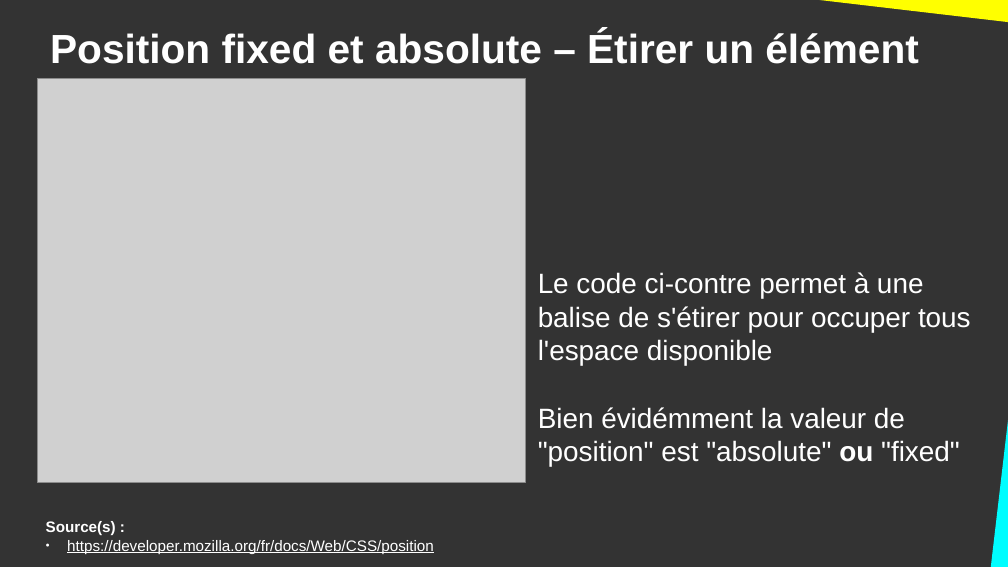
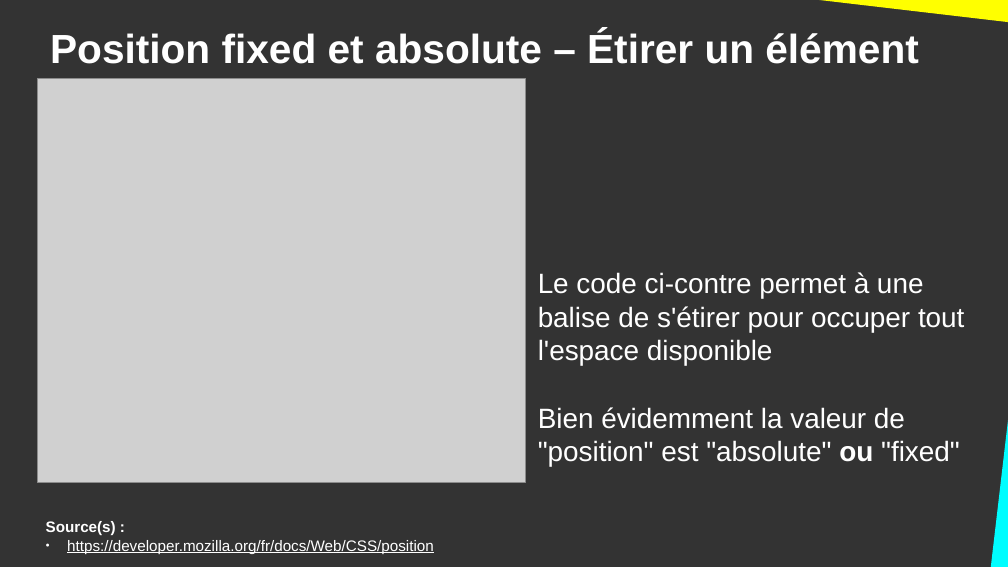
Before and after one commit to DanYellow/cours, a slide deck: slide 14 of integration-web-s2/travaux-pratiques/numero-1/presentation.odp. Drawn at 1008x567 pixels with LibreOffice and Linux fonts; fonts in the diff are those of the drawing; grey boxes stand for pictures. Boxes give left, top, right and bottom in pixels: in the first picture for what was removed or moved away, otherwise in the second. Text is boxed around its words. In the diff, an @@ line names an element or a change of style, - is before the commit and + after.

```diff
--- a/integration-web-s2/travaux-pratiques/numero-1/presentation.odp
+++ b/integration-web-s2/travaux-pratiques/numero-1/presentation.odp
@@ title at box(538, 272, 964, 466): text changed @@
-Le code ci-contre permet à une balise de s'étirer pour occuper tous l'espace disponible
-Bien évidémment la valeur de "position" est "absolute" ou "fixed"
+Le code ci-contre permet à une balise de s'étirer pour occuper tout l'espace disponible
+Bien évidemment la valeur de "position" est "absolute" ou "fixed"
```
Also in this commit, not shown: 3 other slides changed, 1 other file.
